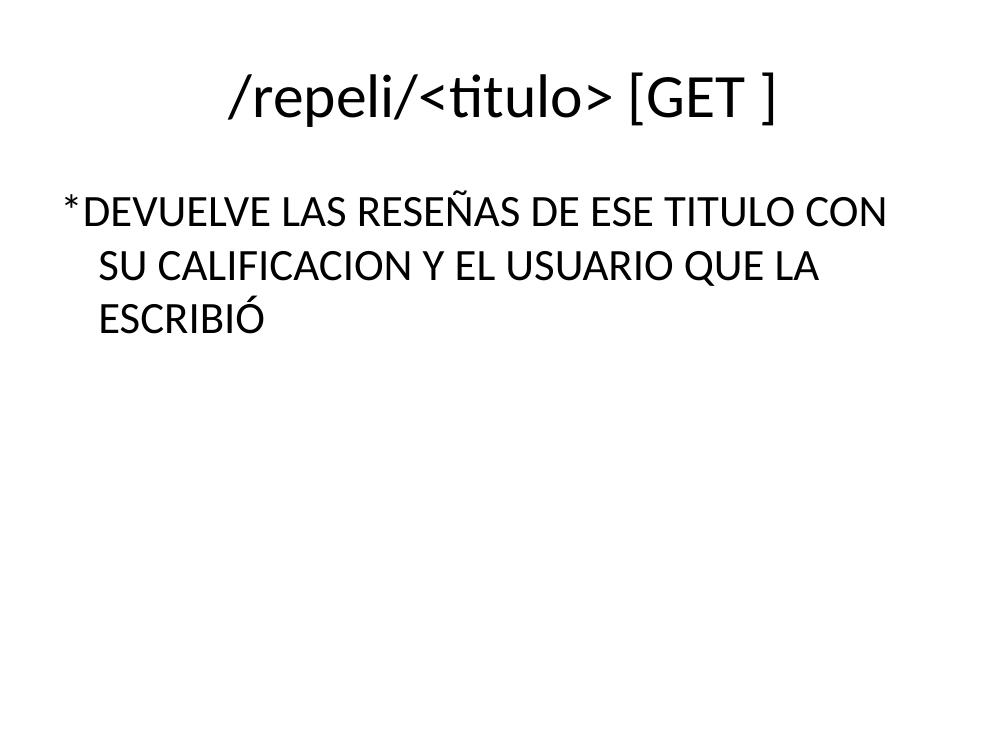
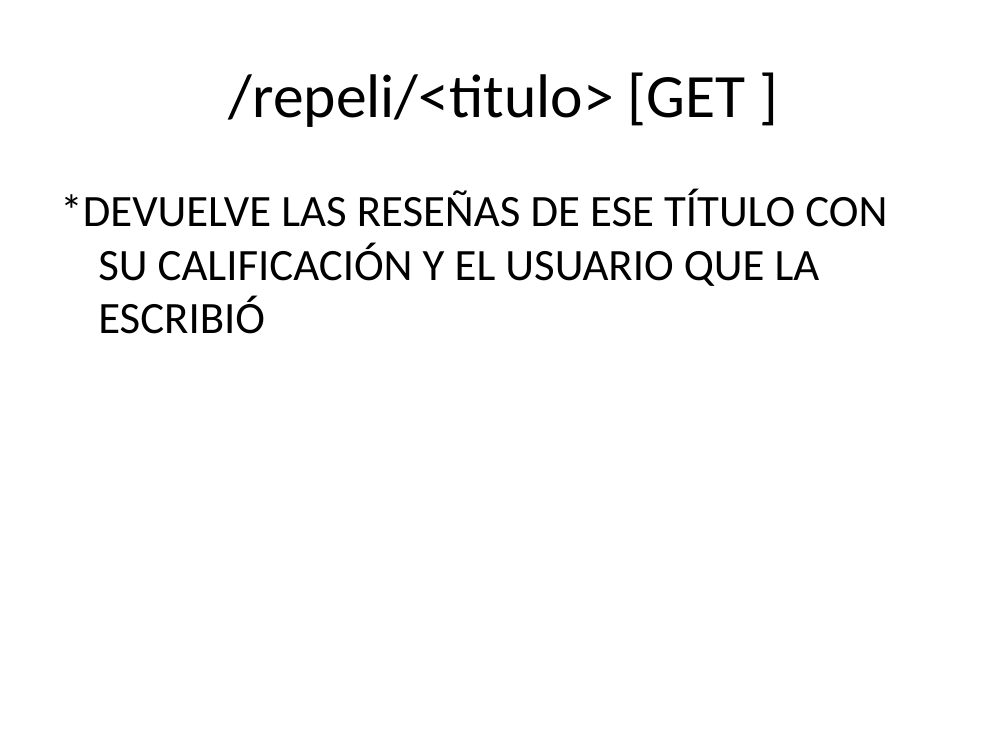
Before and after one commit to Adrian96119/ProyectoFinal-ForoCinefiloDelSentimiento, a slide deck: slide 15 of presentacion_power_point/proyecto_foro_cinefilo_sentimiento.pptx (slide 16 before the commit). Drawn at 1008x756 pixels with LibreOffice and Linux fonts; fonts in the diff are those of the drawing. Boxes give left, top, right and bottom in pixels: in the first picture for what was removed or moved away, otherwise in the second. Text is boxed around its words. In the diff, an @@ line names an element or a change of style, - is before the commit and + after.

```diff
--- a/presentacion_power_point/proyecto_foro_cinefilo_sentimiento.pptx
+++ b/presentacion_power_point/proyecto_foro_cinefilo_sentimiento.pptx
@@ text at bbox=[60, 189, 887, 334]: text changed @@
-*DEVUELVE LAS RESEÑAS DE ESE TITULO CON SU CALIFICACION Y EL USUARIO QUE LA ESCRIBIÓ
+*DEVUELVE LAS RESEÑAS DE ESE TÍTULO CON SU CALIFICACIÓN Y EL USUARIO QUE LA ESCRIBIÓ
```
Also in this commit, not shown: 12 other slides changed, 1 slide added, 2 slides removed, 16 other files.
